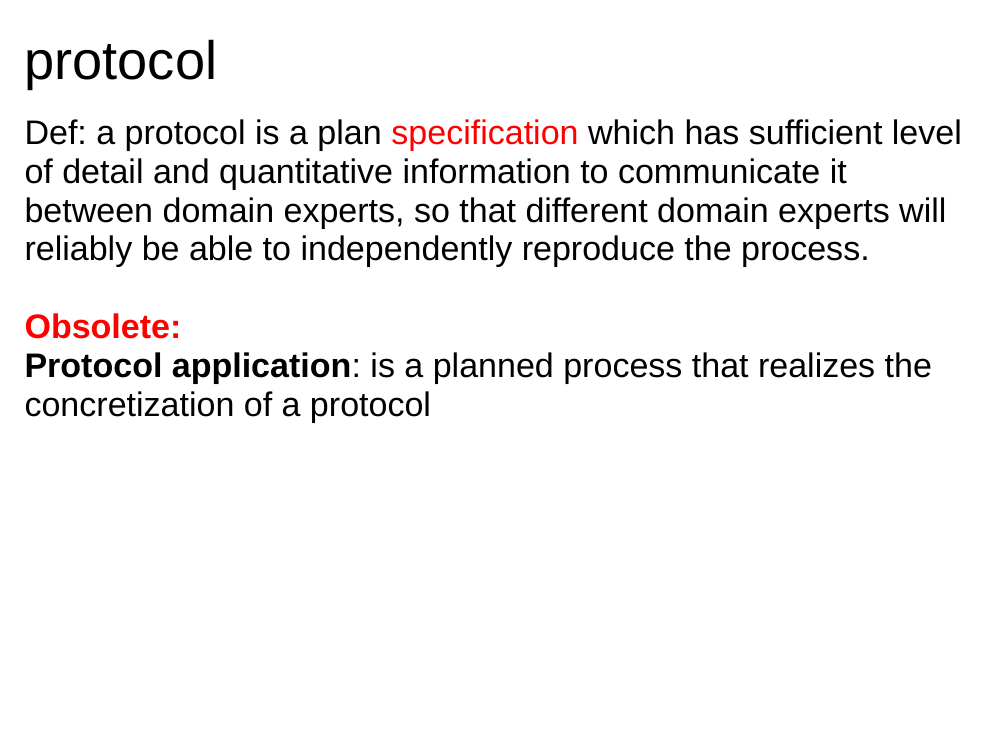
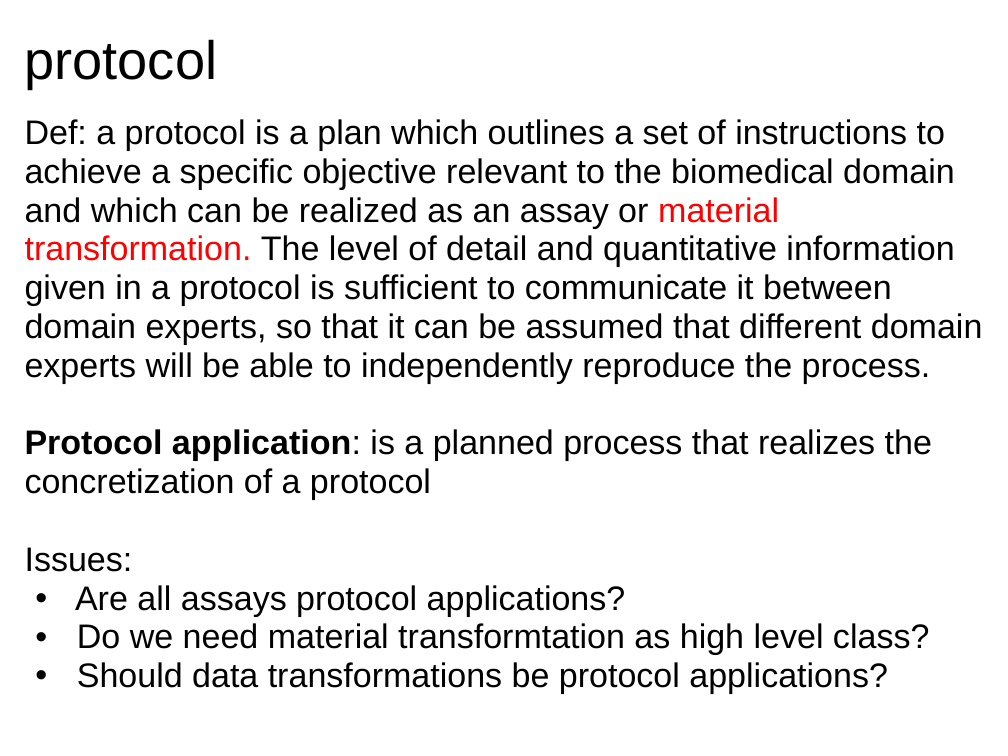
Before and after one commit to obi-ontology/obi-legacy-svn, a slide deck: slide 5 of trunk/docs/developer/PlanAndPlannedProcessDocs/Plans_and_Planned_Processes.ppt. Drawn at 1008x756 pixels with LibreOffice and Linux fonts; fonts in the diff are those of the drawing. Boxes give left, top, right and bottom in pixels: in the first picture for what was removed or moved away, otherwise in the second. Text is boxed around its words. In the diff, an @@ line names an element or a change of style, - is before the commit and + after.

```diff
--- a/trunk/docs/developer/PlanAndPlannedProcessDocs/Plans_and_Planned_Processes.ppt
+++ b/trunk/docs/developer/PlanAndPlannedProcessDocs/Plans_and_Planned_Processes.ppt
@@ text at [25,119,983,383]: text changed @@
-Def: a protocol is a plan specification which has sufficient level of detail and quantitative information to communicate it between domain experts, so that different domain experts will reliably be able to independently reproduce the process.
-Obsolete:
+Def: a protocol is a plan which outlines a set of instructions to achieve a specific objective relevant to the biomedical domain and which can be realized as an assay or material transformation. The level of detail and quantitative information given in a protocol is sufficient to communicate it between domain experts, so that it can be assumed that different domain experts will be able to independently reproduce the process.
@@ text at [25,547,929,694]: paragraphs added @@
+Issues:
+• Are all assays protocol applications?
+• Do we need material transformtation as high level class?
+• Should data transformations be protocol applications?
```
Also in this commit, not shown: 10 other slides changed.
